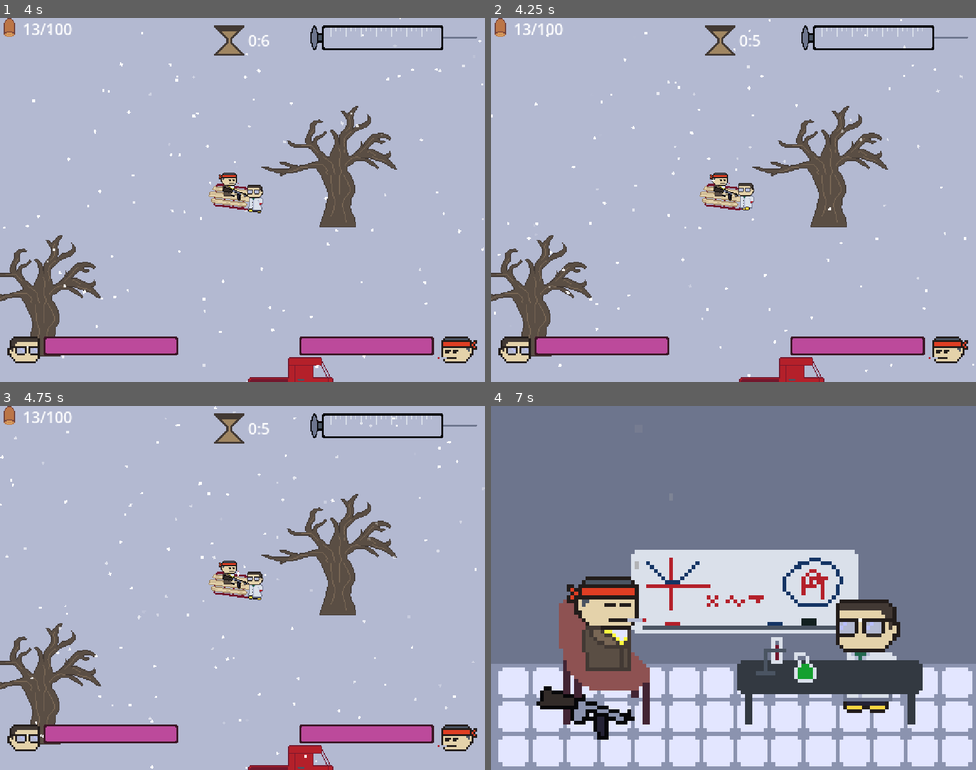
Above: before the commit, frames 1-4 (two rows, left to right).
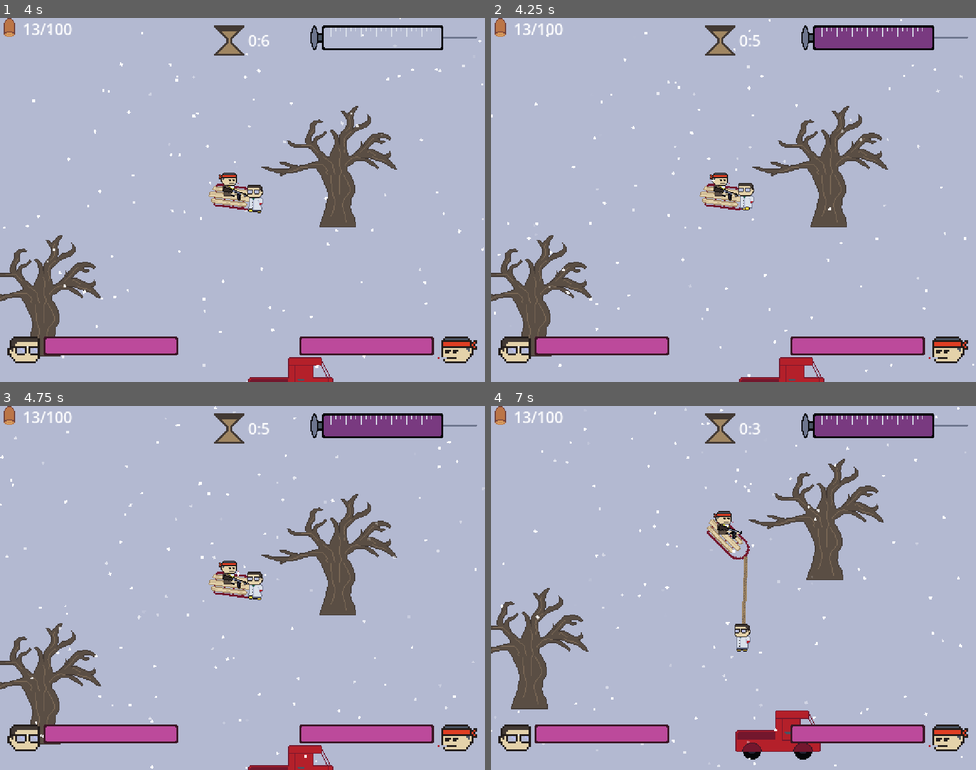
Above: after the commit, the same moments.

Repository: delano-vevo/antigenic-shift
Game: Godot game, scene res://Main.tscn
Same seed, same stepped clock (60 frames per second), same inputs: the game is played once before the commit and once after it.
Inputs (mouse positions are in pixels of both pictures, inside the frame that each line leads up to):
- Up to frame 1 (4 s): tap Enter at 0.5 s; move the mouse to (349, 181) at 0.52 s; press the mouse at (349, 181) at 0.53 s; hold D (move_right) 0.53-1.28 s; move the mouse to (145, 218) at 1.27 s; release the mouse at (145, 218) at 1.28 s; hold S (move_down) 1.28-2.03 s; tap Space (shift_player) at 1.35, 3.6 s; click (145, 218) at 1.55 s; move the mouse to (291, 119) at 2.02 s; press the mouse at (291, 119) at 2.03 s; hold D (move_right) 2.03-2.78 s; move the mouse to (218, 272) at 2.77 s; release the mouse at (218, 272) at 2.78 s; hold W (move_up) 2.78-3.53 s; click (218, 272) at 2.85 s; move the mouse to (388, 254) at 3.52 s; press the mouse at (388, 254) at 3.53 s; hold A (move_left) from 3.53 s (still down)
- Up to frame 2 (4.25 s): keep holding A (move_left); tap I (debug_2) at 4.15 s
- Up to frame 3 (4.75 s): keep holding A (move_left); move the mouse to (97, 533) at 4.27 s; release the mouse at (97, 533) at 4.28 s; click (97, 533) at 4.35 s
- Up to frame 4 (7 s): tap P (debug_4) at 4.9 s; release A (move_left) at 5 s; click (830, 456) at 5.02 s; click (733, 729) at 5.75 s, where only the run after the commit has a clickable "Continue"; move the mouse to (757, 588) at 6.52 s; press the mouse at (757, 588) at 6.53 s; hold S (move_down) from 6.53 s (still down)

Frame 1 is identical in both runs. In frame 2, 1.3% of the frame differs, in the area x 66-91%, y 2-9%; in frame 3, 1.3%; in frame 4, 100%, in the area x 0-100%, y 0-100%.

Commit message:
Implemented a simple level-up system and all relevant GUI nodes for end-of-day UI; next major task is making the next day actually happen

Diff:
--- a/Entities/Player/Upgrades/hp_upgrade.gd
+++ b/Entities/Player/Upgrades/hp_upgrade.gd
@@ -1,10 +1,11 @@
 extends PlayerUpgrade
 
-@export var amount: float = 1.0 ## The amount of extra Max HP to grant the Player
-
 func upgrade_obtained(player: Player) -> void:
-	player.max_hp += amount
-	player.hp += amount # Also apply to current HP - can change this if needed
+	player.max_hp += upgrade_amount
+	player.hp += upgrade_amount # Also apply to current HP - can change this if needed
 	# Emit the player's signal to update the HP UI
 	player.hp_get.emit()
 	print(str(player) + " : " + str(player.hp) + "/" + str(player.max_hp))
+
+func get_upgrade_string() -> String:
+	return "HP increased by %.1f" % upgrade_amount
--- a/Entities/Player/Upgrades/player_upgrade.gd
+++ b/Entities/Player/Upgrades/player_upgrade.gd
@@ -2,6 +2,10 @@
 extends Resource
 ## Defines an abstract template for an upgrade that can be applied to the player as a
 ## reward for completing a tier of research by collecting ViralSample pickup types
+
+## Properties
+var upgrade_type: Enum.PlayerUpgradeTypes ## Tracks the type of upgrade; useful for routing in PlayerController
+var upgrade_amount: float ## The amount by which the relevant stat will be augmented
 
 ## Called once when this Upgrade is added to a Player object
 ## Useful for flat stat upgrades like HP, max ammo, damage reduction, etc.
@@ -11,3 +15,7 @@
 ## Apply upgrades to a Gunshot object fired by the gunner
 func upgrade_gunshot(gunshot: Gunshot) -> void:
 	pass
+
+## Gets a description of the Upgrade as a string - useful for UI elements
+func get_upgrade_string() -> String:
+	return "The default Upgrade description - you should not be able to see this!"
--- a/Entities/Player/Upgrades/shot_damage_upgrade.gd
+++ b/Entities/Player/Upgrades/shot_damage_upgrade.gd
@@ -1,6 +1,7 @@
 extends PlayerUpgrade
 
-@export var damage_amt: float = 1.0
+func upgrade_gunshot(gunshot: Gunshot) -> void:
+	gunshot.damage_amt += upgrade_amount
 
-func upgrade_gunshot(gunshot: Gunshot) -> void:
-	gunshot.damage_amt += damage_amt
+func get_upgrade_string() -> String:
+	return "Gun damage increased by %.1f" % upgrade_amount
--- a/Entities/Player/player_controller.gd
+++ b/Entities/Player/player_controller.gd
@@ -71,3 +71,17 @@
 	# Override the gunner's rotation every frame to keep him centered on the sled
 	# for a cool effect and more consistent aiming/shooting controls
 	gunner.global_rotation = 0
+
+## Takes in a PlayerUpgrade and applies it to either the gunner, the scientist,
+## or both, based on the type of upgrade it is
+func route_upgrade(upgrade: PlayerUpgrade) -> void:
+	# It's what you're here for - it wouldn't be an indie game without it -
+	# this here is my project's very own Big Stupid Switch Statement!
+	match upgrade.upgrade_type:
+		Enum.PlayerUpgradeTypes.HP:
+			# HP upgrades go to BOTH players
+			gunner.get_upgrade(upgrade)
+			scientist.get_upgrade(upgrade)
+		Enum.PlayerUpgradeTypes.SHOT_DAMAGE:
+			# Shot damage always goes to the gunner
+			gunner.get_upgrade(upgrade)
--- a/GUI/DayEnd/DayEndGUI.tscn
+++ b/GUI/DayEnd/DayEndGUI.tscn
@@ -2,6 +2,9 @@
 
 [ext_resource type="Script" uid="uid://bgkvcxjay2gg3" path="res://GUI/DayEnd/day_end_gui.gd" id="1_ly33f"]
 [ext_resource type="Texture2D" uid="uid://benhsb8q4oe1s" path="res://GUI/Assets/levelup_screen.png" id="1_me2t5"]
+[ext_resource type="Texture2D" uid="uid://bwxumlitf8b5v" path="res://GUI/Assets/cure_bar_under.png" id="3_knqis"]
+[ext_resource type="Texture2D" uid="uid://bvemjkoa0leex" path="res://GUI/Assets/cure_bar_over.png" id="4_exbm4"]
+[ext_resource type="Texture2D" uid="uid://yvoig2eerbkh" path="res://GUI/Assets/nine_patch_rect_basic.png" id="5_exbm4"]
 
 [sub_resource type="Gradient" id="Gradient_ly33f"]
 offsets = PackedFloat32Array(0, 0.6384181, 1)
@@ -20,7 +23,7 @@
 scale_max = 2.0
 color_ramp = SubResource("GradientTexture1D_ly33f")
 
-[node name="DayEndGUI" type="Control" unique_id=1732362403]
+[node name="DayEndGUI" type="Control" unique_id=1732362403 node_paths=PackedStringArray("subviewport", "cure_progress_label", "cure_progress_bar", "upgrade_display", "upgrade_display_label", "continue_button")]
 layout_mode = 3
 anchors_preset = 15
 anchor_right = 1.0
@@ -28,6 +31,12 @@
 grow_horizontal = 2
 grow_vertical = 2
 script = ExtResource("1_ly33f")
+subviewport = NodePath("SubViewportContainer/SubViewport")
+cure_progress_label = NodePath("CureProgressLabel")
+cure_progress_bar = NodePath("CureProgressBar")
+upgrade_display = NodePath("UpgradeDisplay")
+upgrade_display_label = NodePath("UpgradeDisplay/UpgradeDisplayLabel")
+continue_button = NodePath("ContinueButton")
 
 [node name="SubViewportContainer" type="SubViewportContainer" parent="." unique_id=761781045]
 layout_mode = 1
@@ -54,3 +63,87 @@
 amount = 4
 lifetime = 3.0
 process_material = SubResource("ParticleProcessMaterial_ly33f")
+
+[node name="UpgradeDisplay" type="NinePatchRect" parent="." unique_id=90060267]
+visible = false
+layout_mode = 1
+anchors_preset = 5
+anchor_left = 0.5
+anchor_right = 0.5
+offset_left = -150.0
+offset_top = 16.0
+offset_right = 150.0
+offset_bottom = 156.0
+grow_horizontal = 2
+texture = ExtResource("5_exbm4")
+patch_margin_left = 16
+patch_margin_top = 16
+patch_margin_right = 16
+patch_margin_bottom = 16
+
+[node name="UpgradeDisplayLabel" type="Label" parent="UpgradeDisplay" unique_id=1683277368]
+custom_minimum_size = Vector2(288, 100)
+layout_mode = 1
+anchors_preset = 8
+anchor_left = 0.5
+anchor_top = 0.5
+anchor_right = 0.5
+anchor_bottom = 0.5
+offset_left = -144.0
+offset_top = -63.0
+offset_right = 144.0
+offset_bottom = 37.0
+grow_horizontal = 2
+grow_vertical = 2
+horizontal_alignment = 1
+vertical_alignment = 1
+
+[node name="ContinueButton" type="Button" parent="." unique_id=1253046055]
+visible = false
+layout_mode = 1
+anchors_preset = 7
+anchor_left = 0.5
+anchor_top = 1.0
+anchor_right = 0.5
+anchor_bottom = 1.0
+offset_left = -40.0
+offset_top = -48.0
+offset_right = 39.0
+offset_bottom = -17.0
+grow_horizontal = 2
+grow_vertical = 0
+theme_override_font_sizes/font_size = 32
+disabled = true
+text = "Continue"
+
+[node name="CureProgressBar" type="TextureProgressBar" parent="." unique_id=1551920980]
+visible = false
+layout_mode = 1
+anchors_preset = 5
+anchor_left = 0.5
+anchor_right = 0.5
+offset_left = -100.0
+offset_top = 48.0
+offset_right = 100.0
+offset_bottom = 72.0
+grow_horizontal = 2
+pivot_offset = Vector2(100, 0)
+texture_under = ExtResource("3_knqis")
+texture_progress = ExtResource("4_exbm4")
+
+[node name="CureProgressLabel" type="Label" parent="." unique_id=1434055862]
+visible = false
+layout_mode = 1
+anchors_preset = 5
+anchor_left = 0.5
+anchor_right = 0.5
+offset_left = -20.0
+offset_top = 16.0
+offset_right = 20.0
+offset_bottom = 39.0
+grow_horizontal = 2
+theme_override_font_sizes/font_size = 20
+text = "CURE PROGRESS:"
+horizontal_alignment = 1
+
+[connection signal="pressed" from="ContinueButton" to="." method="_on_continue_button_pressed"]
--- /dev/null
+++ b/GUI/DayEnd/DayEndLevelUp.tscn
@@ -0,0 +1,78 @@
+[gd_scene format=3 uid="uid://dyg0dn4g5sdod"]
+
+[ext_resource type="Texture2D" uid="uid://yvoig2eerbkh" path="res://GUI/Assets/nine_patch_rect_basic.png" id="1_csqpl"]
+[ext_resource type="Script" uid="uid://cii4ll0teehnu" path="res://GUI/DayEnd/day_end_level_up.gd" id="1_wuxfq"]
+
+[node name="DayEndLevelUp" type="Control" unique_id=119470776 node_paths=PackedStringArray("upgrade_player_button", "progress_cure_button")]
+layout_mode = 3
+anchors_preset = 5
+anchor_left = 0.5
+anchor_right = 0.5
+grow_horizontal = 2
+script = ExtResource("1_wuxfq")
+upgrade_player_button = NodePath("UpgradePlayer/UpgradePlayerButton")
+progress_cure_button = NodePath("ProgressCure/ProgressCureButton")
+
+[node name="ProgressCure" type="NinePatchRect" parent="." unique_id=1972937412]
+layout_mode = 0
+offset_left = 8.0
+offset_top = 8.0
+offset_right = 192.0
+offset_bottom = 100.0
+texture = ExtResource("1_csqpl")
+patch_margin_left = 16
+patch_margin_top = 16
+patch_margin_right = 16
+patch_margin_bottom = 16
+
+[node name="ProgressCureButton" type="Button" parent="ProgressCure" unique_id=846305787]
+layout_mode = 0
+offset_left = 4.0
+offset_top = 4.0
+offset_right = 180.0
+offset_bottom = 88.0
+
+[node name="Label" type="Label" parent="ProgressCure" unique_id=287961469]
+layout_mode = 0
+offset_left = 8.0
+offset_top = 8.0
+offset_right = 176.0
+offset_bottom = 83.0
+text = "Continue researching
+a cure for the zombie
+infestation"
+horizontal_alignment = 1
+
+[node name="UpgradePlayer" type="NinePatchRect" parent="." unique_id=330744824]
+layout_mode = 0
+offset_left = -192.0
+offset_top = 8.0
+offset_right = -8.0
+offset_bottom = 100.0
+pivot_offset = Vector2(184, 0)
+texture = ExtResource("1_csqpl")
+patch_margin_left = 16
+patch_margin_top = 16
+patch_margin_right = 16
+patch_margin_bottom = 16
+
+[node name="UpgradePlayerButton" type="Button" parent="UpgradePlayer" unique_id=1014358058]
+layout_mode = 0
+offset_left = 4.0
+offset_top = 4.0
+offset_right = 180.0
+offset_bottom = 88.0
+pivot_offset = Vector2(176, 0)
+
+[node name="Label" type="Label" parent="UpgradePlayer" unique_id=1750584898]
+layout_mode = 0
+offset_left = 8.0
+offset_top = 8.0
+offset_right = 176.0
+offset_bottom = 83.0
+pivot_offset = Vector2(168, 0)
+text = "Inject yourself with
+the sample to get
+a random upgrade"
+horizontal_alignment = 1
+vertical_alignment = 1
--- /dev/null
+++ b/GUI/DayEnd/DayEndNoLevelUp.tscn
@@ -0,0 +1,49 @@
+[gd_scene format=3 uid="uid://esqvbn2x38nu"]
+
+[ext_resource type="Texture2D" uid="uid://yvoig2eerbkh" path="res://GUI/Assets/nine_patch_rect_basic.png" id="1_0itam"]
+[ext_resource type="Script" uid="uid://bm00emka4jrpb" path="res://GUI/DayEnd/day_end_no_level_up.gd" id="1_2qbso"]
+
+[node name="DayEndNoLevelUp" type="Control" unique_id=481675516 node_paths=PackedStringArray("continue_button")]
+layout_mode = 3
+anchors_preset = 5
+anchor_left = 0.5
+anchor_right = 0.5
+grow_horizontal = 2
+script = ExtResource("1_2qbso")
+continue_button = NodePath("ContinueButton")
+
+[node name="NinePatchRect" type="NinePatchRect" parent="." unique_id=2137472383]
+layout_mode = 0
+offset_left = -80.0
+offset_top = 16.0
+offset_right = 80.0
+offset_bottom = 111.0
+texture = ExtResource("1_0itam")
+region_rect = Rect2(0, 0, 48, 48)
+patch_margin_left = 16
+patch_margin_top = 16
+patch_margin_right = 16
+patch_margin_bottom = 16
+
+[node name="NoLevelUpText" type="Label" parent="." unique_id=562431719]
+layout_mode = 0
+offset_left = -74.0
+offset_top = 22.0
+offset_right = 74.0
+offset_bottom = 74.0
+theme_override_font_sizes/font_size = 10
+text = "You did not collect enough
+samples to progress..."
+horizontal_alignment = 1
+vertical_alignment = 1
+
+[node name="ContinueButton" type="Button" parent="." unique_id=183684867]
+layout_mode = 0
+offset_left = -30.0
+offset_top = 78.0
+offset_right = 31.0
+offset_bottom = 103.0
+theme_override_font_sizes/font_size = 12
+text = "Continue"
+
+[connection signal="pressed" from="ContinueButton" to="." method="_on_continue_button_pressed"]
--- a/GUI/DayEnd/day_end_gui.gd
+++ b/GUI/DayEnd/day_end_gui.gd
@@ -1,6 +1,27 @@
 extends Control
 ## Handles the UI elements on the end-of-day screen, including level-up choices,
 ## text elements, the cure progress bar, notifications for the titular Shift, etc.
+
+## Signals
+## Used to pass decisions from Buttons in UI children up to Main for processing
+signal continue_game
+signal upgrade_player
+signal progress_cure
+
+## Editor nodes
+@export var subviewport: SubViewport ## The subviewport rendering the miniature scene for the day end UI
+@export var cure_progress_label: Label ## The label indicator for the cure_progress bar
+@export var cure_progress_bar: TextureProgressBar ## The progress bar for displaying cure % from Main.gd
+@export var upgrade_display: NinePatchRect ## The background for the upgrade display label below
+@export var upgrade_display_label: Label ## The Label used to display the applied upgrade when the player chooses that option on levelup
+@export var continue_button: Button ## The Button used to continue with the game after the player is done in the UI
+
+## Scene preloads
+@onready var no_level_up_tscn: PackedScene = preload("res://GUI/DayEnd/DayEndNoLevelUp.tscn")
+@onready var level_up_tscn: PackedScene = preload("res://GUI/DayEnd/DayEndLevelUp.tscn")
+
+## Internal variables
+@onready var sub_scene: Control ## The child scene (either levelup or no levelup) controlling the day end UI interactions
 
 ## On tree entered
 func _ready() -> void:
@@ -8,8 +29,55 @@
 	pass
 
 ## Custom initializer - takes input from Main.tscn to set up the UI correctly on day end
-func init(level_up: bool) -> void:
+func init(cure_progress_percent: float, level_up: bool) -> void:
+	## Set the cure progress
+	cure_progress_bar.value = cure_progress_percent
+	## Apply the level-up UI
 	if (level_up):
 		print("Leveling up! Woo, alright!")
+		sub_scene = level_up_tscn.instantiate()
+		sub_scene.progress_cure_button.pressed.connect(do_progress_cure)
+		sub_scene.upgrade_player_button.pressed.connect(do_upgrade_player)
+		add_child(sub_scene)
 	else:
 		print("Bummer! no level up tonight :(")
+		sub_scene = no_level_up_tscn.instantiate()
+		sub_scene.continue_button.pressed.connect(start_next_day)
+		add_child(sub_scene)
+
+## Called when the player wants to level up with the day's XP
+func do_upgrade_player() -> void:
+	# Signal the player's upgrade to Main
+	upgrade_player.emit()
+	# Get rid of the intermediary sub-scene UI
+	sub_scene.queue_free()
+	# Show the UI for the player upgrade
+	# TODO: add some tweens here in the polishing phase to make this extra sleek
+	upgrade_display_label.set_text(get_tree().get_current_scene().last_upgrade.get_upgrade_string())
+	upgrade_display.visible = true
+	continue_button.visible = true
+	continue_button.disabled = false
+
+## Called when the player wants to progress the cure with the day's XP
+func do_progress_cure() -> void:
+	# Signal the cure progress to main
+	progress_cure.emit()
+	# Get rid of the intermediary sub-scene UI
+	sub_scene.queue_free() # NOTE: this should never cause an error because this code should never be running when sub_scene is null
+	# Show the UI for cure progress
+	# TODO: add some tweens here in the polishing phase to make this extra sleek
+	cure_progress_bar.value = get_tree().get_current_scene().get_cure_progress_percent()
+	cure_progress_bar.visible = true
+	cure_progress_label.visible = true
+	continue_button.visible = true
+	continue_button.disabled = false
+
+## Called when the player is done interacting with the day end UI and wants to begin the next day
+func start_next_day() -> void:
+	continue_game.emit()
+
+## Called when the player presses the activated ContinueButton
+## If anyone is reading this, no the redundant continue button isn't vibe-coded
+## AI garbage, I'm just authentically this dumb
+func _on_continue_button_pressed() -> void:
+	start_next_day()
--- /dev/null
+++ b/GUI/DayEnd/day_end_level_up.gd
@@ -0,0 +1,6 @@
+extends Control
+## Control node invoked when the player ends a day with sufficient XP to level up
+
+## Editor nodes
+@export var upgrade_player_button: Button
+@export var progress_cure_button: Button
--- /dev/null
+++ b/GUI/DayEnd/day_end_no_level_up.gd
@@ -0,0 +1,5 @@
+extends Control
+## Control node invoked when the player ends a day without sufficient XP to level up
+
+## Editor nodes
+@export var continue_button: Button
--- a/Global/enum.gd
+++ b/Global/enum.gd
@@ -15,3 +15,10 @@
 	DAMAGE_RESIST,
 	DETECT_RANGE,
 }
+
+## All types of player upgrades
+enum PlayerUpgradeTypes {
+	HP,
+	SHOT_DAMAGE,
+	SIZE ## Special ending value to allow easy access via PlayerUpgradeTypes.SIZE to the number of upgrade types available
+}
--- a/Global/global.gd
+++ b/Global/global.gd
@@ -11,3 +11,9 @@
 	Enum.EnemyStats.DAMAGE_RESIST: "damage_resist",
 	Enum.EnemyStats.DETECT_RANGE: "detect_range",
 }
+
+## Maps enum values from PlayerUpgradeTypes to actual preloaded resources
+const PLAYER_UPGRADES: Dictionary = {
+	Enum.PlayerUpgradeTypes.HP: preload("res://Entities/Player/Upgrades/hp_upgrade.gd"),
+	Enum.PlayerUpgradeTypes.SHOT_DAMAGE: preload("res://Entities/Player/Upgrades/shot_damage_upgrade.gd"),
+}
--- a/main.gd
+++ b/main.gd
@@ -20,6 +20,9 @@
 @onready var xp: float = 0.0 ## Current XP value
 @onready var next_level_xp: float = 10.0 ## XP required to level up
 @onready var cure_progress: float = 0.0 ## The progress the player has made (as a percentage) towards discovering a cure
+@export var cure_progress_per_level: float = 10.0 ## The amount of cure progress rewarded for each successful level-up (if selected)
+@onready var last_upgrade: PlayerUpgrade ## Tracks the last upgrade applied to the player(s)
+@onready var day_end_gui: Control ## The Control node housing the end of day GUI
 
 ## Initialize the game
 func _ready() -> void:
@@ -45,10 +48,7 @@
 		nz.global_position = get_global_mouse_position()
 	# Add some default upgrades to the player for testing
 	if (Input.is_action_just_pressed("debug_2")):
-		var upg_1 = load("res://Entities/Player/Upgrades/hp_upgrade.gd").new()
-		var upg_2 = load("res://Entities/Player/Upgrades/shot_damage_upgrade.gd").new()
-		player_controller.scientist.get_upgrade(upg_1)
-		player_controller.gunner.get_upgrade(upg_2)
+		_on_player_xp_get(10)
 	# Toggle the bunker's door for testing
 	if (Input.is_action_just_pressed("debug_3")):
 		bunker.toggle_open()
@@ -77,11 +77,56 @@
 	get_tree().paused = true
 	# Apply the end of day UI layer
 	gameplay_gui.visible = false
-	var day_end_gui = day_end_gui_tscn.instantiate()
-	# Check for a levelup and pass info along to the GUI node
-	day_end_gui.init(xp == next_level_xp)
+	day_end_gui = day_end_gui_tscn.instantiate()
 	# Add GUI to tree
 	gui_layer.add_child(day_end_gui)
+	# Check for a levelup and pass info along to the GUI node
+	# TODO: if cure_progress ever stops being a percentage this will need additional math
+	day_end_gui.init(cure_progress, xp == next_level_xp)
+	# Connect signals from the day_end_gui to relevant endpoints
+	# Endpoints in Main for game control
+	day_end_gui.continue_game.connect(start_next_day)
+	day_end_gui.upgrade_player.connect(player_upgrade)
+	day_end_gui.progress_cure.connect(progress_cure)
+
+## Starts a new day - signalled from day_end_gui
+func start_next_day() -> void:
+	print("Starting a new day!")
+	day_end_gui.queue_free()
+	get_tree().paused = false
+	gameplay_gui.visible = true
+
+## For now this method is kind of a nothing because cure_progress is just implemented as a flat
+## value indicating a percentage out of 100; this method is here as a black box in case that ends
+## up needing to change to avoid a gigantic pain in the ass
+func get_cure_progress_percent() -> float:
+	return cure_progress
+
+## Upgrades the player with a randomly selected PlayerUpgrade
+## By default, will generate a new random upgrade when upgrade argument is null
+func player_upgrade(upgrade: PlayerUpgrade = null) -> void:
+	print("Giving the player a new upgrade!")
+	if (upgrade == null):
+		# Generate a random upgrade to apply
+		upgrade = Global.PLAYER_UPGRADES[randi_range(0,Enum.PlayerUpgradeTypes.SIZE-1)].new()
+		upgrade.upgrade_amount = 1.0 # TODO: actually randomize this instead of a default amount
+	# Parse the upgrade through the player controller to apply to specific Player instances
+	player_controller.route_upgrade(upgrade)
+	# Keep track of the most recently applied player upgrade
+	# Mostly used by UI nodes fetching it from get_tree().get_current_scene(), which
+	# seems like it just has to be a bad idea but here we are
+	last_upgrade = upgrade
+	print(upgrade)
+
+
+## Apply progress towards finding the cure
+## If no amount is specified, value will default to the onboard variable
+func progress_cure(amount: float = cure_progress_per_level) -> void:
+	print("Progressing the cure...")
+	cure_progress += amount
+	# Check for victory
+	if (cure_progress >= 100):
+		print("Virus cured! You win! yay!")
 
 ## Determines the nearest player entity (between gunner & scientist) to a specific
 ## GLOBAL position within world space and returns it (or null if an error is encountered)
Binary file added: Aseprite/GUI/cure_progress_bar.aseprite
Binary file changed: Aseprite/GUI/levelup_screen.aseprite
Binary file added: Aseprite/GUI/nine_patch_rect_basic.aseprite
Binary file added: GUI/Assets/cure_bar_over.png
Not shown, added: GUI/Assets/cure_bar_over.png.import
Binary file added: GUI/Assets/cure_bar_under.png
Not shown, added: GUI/Assets/cure_bar_under.png.import
Binary file added: GUI/Assets/nine_patch_rect_basic.png
Not shown, added: GUI/Assets/nine_patch_rect_basic.png.import
Not shown, added: GUI/DayEnd/day_end_level_up.gd.uid
Not shown, added: GUI/DayEnd/day_end_no_level_up.gd.uid
